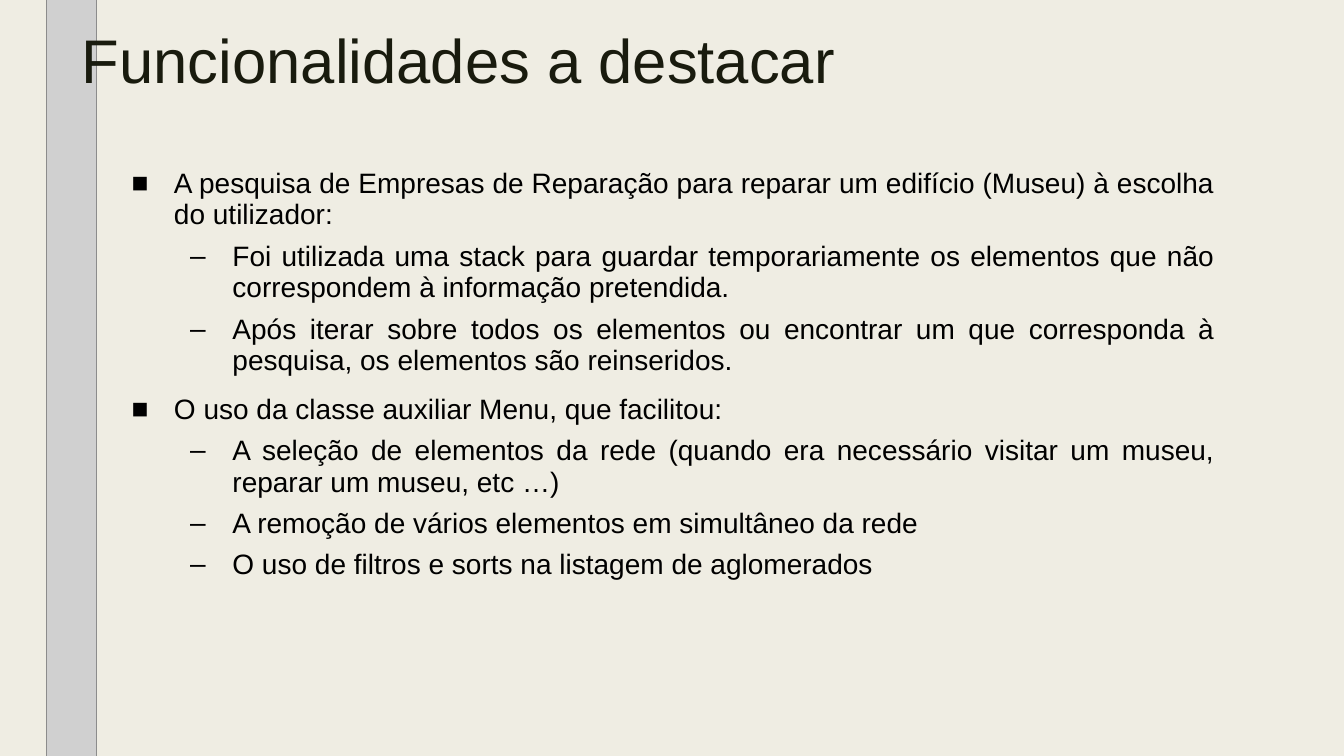
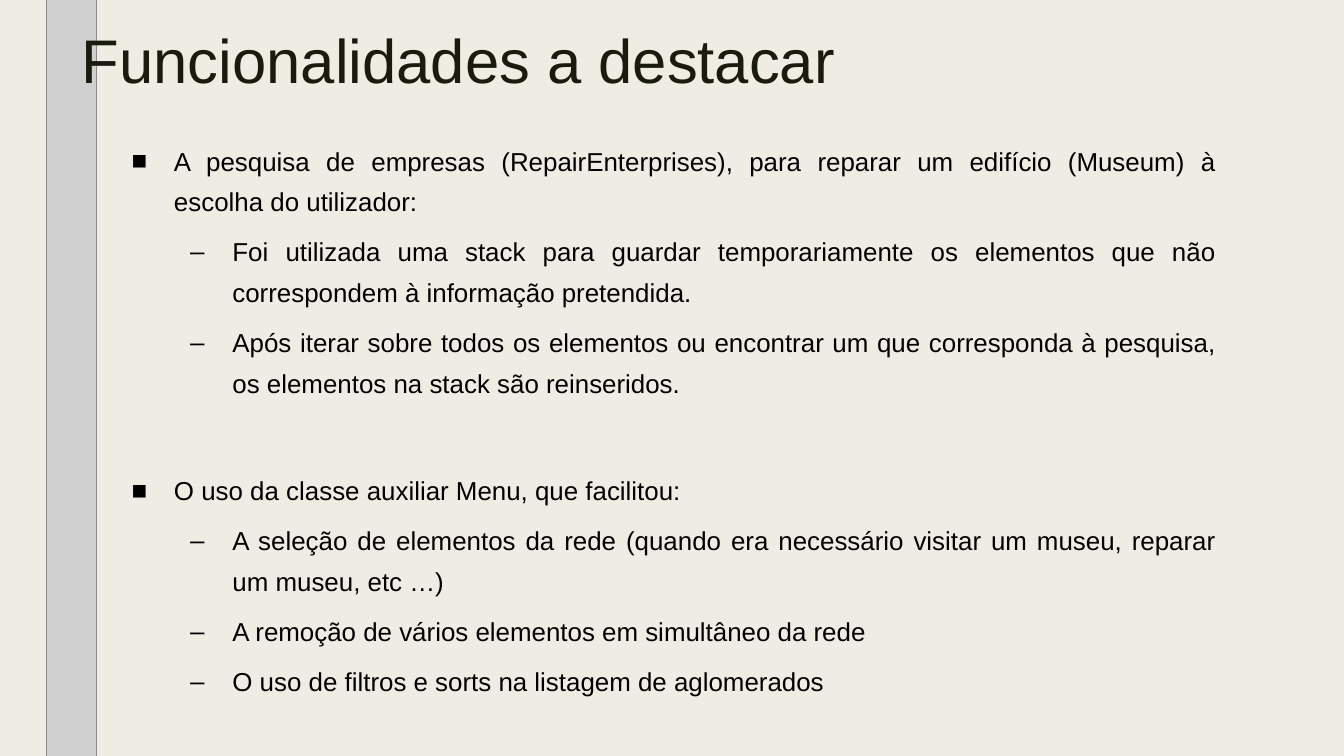
Before and after one commit to tiagodusilva/FEUP-AEDA-Proj1, a slide deck: slide 8 of AEDA_-_Cartao_Museus_de_Portugal_parte_2.pptx. Drawn at 1344x756 pixels with LibreOffice and Linux fonts; fonts in the diff are those of the drawing; grey boxes stand for pictures. Boxes give left, top, right and bottom in pixels: in the first picture for what was removed or moved away, otherwise in the second. Text is boxed around its words. In the diff, an @@ line names an element or a change of style, - is before the commit and + after.

Commit message:
Fixed power point formatting, typos and some rephrasing

```diff
--- a/AEDA_-_Cartao_Museus_de_Portugal_parte_2.pptx
+++ b/AEDA_-_Cartao_Museus_de_Portugal_parte_2.pptx
@@ text "A pesquisa de empresas (RepairEnterprises), ...": place and size @@
-text "A pesquisa de empresas (RepairEnterprises), ..." at (174, 172, 1214, 579)
+text "A pesquisa de empresas (RepairEnterprises), ..." at (174, 152, 1215, 697)
@@ text at (174, 152, 1215, 212): text changed; size 20 to 18.5 pt @@
-■ A pesquisa de Empresas de Reparação para reparar um edifício (Museu) à escolha do utilizador:
+■ A pesquisa de empresas (RepairEnterprises), para reparar um edifício (Museum) à escolha do utilizador:
@@ text at (174, 242, 1215, 697): size 20 to 18.5 pt in "Foi utilizada uma stack para guardar temporariamente ...", "O uso da classe auxiliar Menu, que ...", "A seleção de elementos da rede (quando ...", "A remoção de vários elementos em simultâneo ..." and 1 more places; line spacing 0.94 to 1.3 @@
@@ text at (232, 333, 1215, 394): text changed; size 20 to 18.5 pt @@
-  – Após iterar sobre todos os elementos ou encontrar um que corresponda à pesquisa, os elementos são reinseridos.
+  – Após iterar sobre todos os elementos ou encontrar um que corresponda à pesquisa, os elementos na stack são reinseridos.
```
Also in this commit, not shown: 6 other slides changed.
